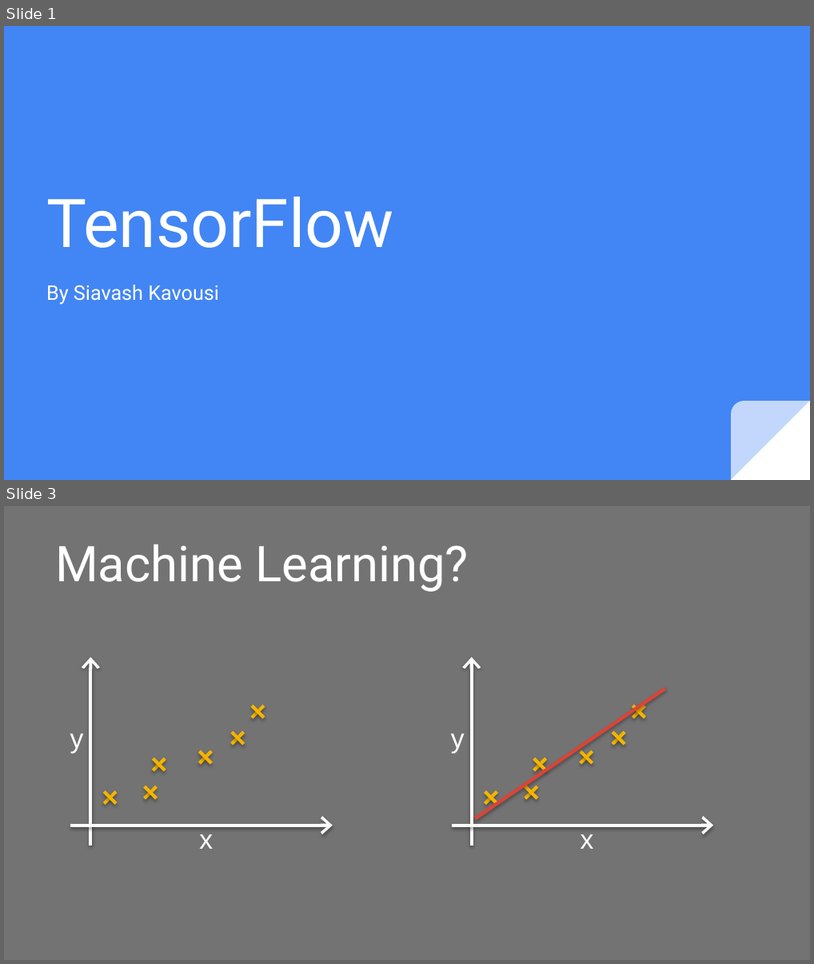
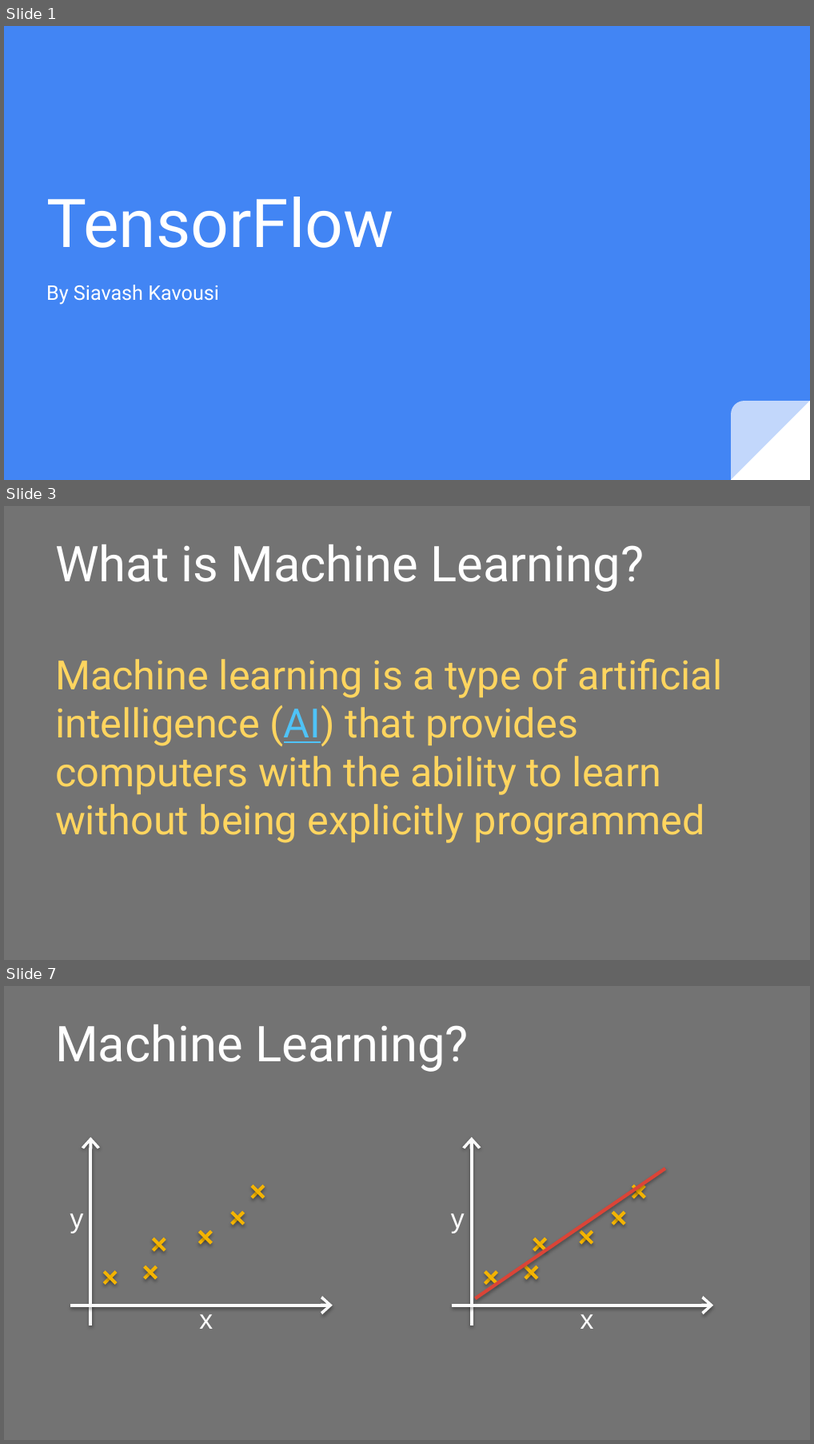
Before and after one commit to juxiangwu/ML, a slide deck: TensorFlow.pptx. Shown one above the other, each under a label of ours: slides 1 and 3 before the commit, slides 1, 3 and 7 after it; the slides between them are not shown. The pictures are 814x964 and 814x1444 pixels, drawn with LibreOffice and Linux fonts; fonts in the diff are those of the drawing. Boxes give left, top, right and bottom in pixels: in the first picture for what was removed or moved away, otherwise in the second. Text is boxed around its words. In the diff, an @@ line names an element or a change of style, - is before the commit and + after.

```diff
--- a/TensorFlow.pptx
+++ b/TensorFlow.pptx
@@ slide 3 added at <box>4,506,810,960</box>, background #737373 @@
@@ title added at <box>55,544,645,592</box>, 44 pt, text #FFFFFF @@
+What is Machine Learning?
@@ title added at <box>55,658,722,843</box>, 36 pt, text #FFD55F @@
+Machine learning is a type of artificial intelligence (AI) that provides computers with the ability to learn without being explicitly programmed
@@ what was slide 3 is now slide 7 @@
```
Also in this commit, not shown: 3 slides changed, 8 other slides added, 4 slides removed, 1 other file.
